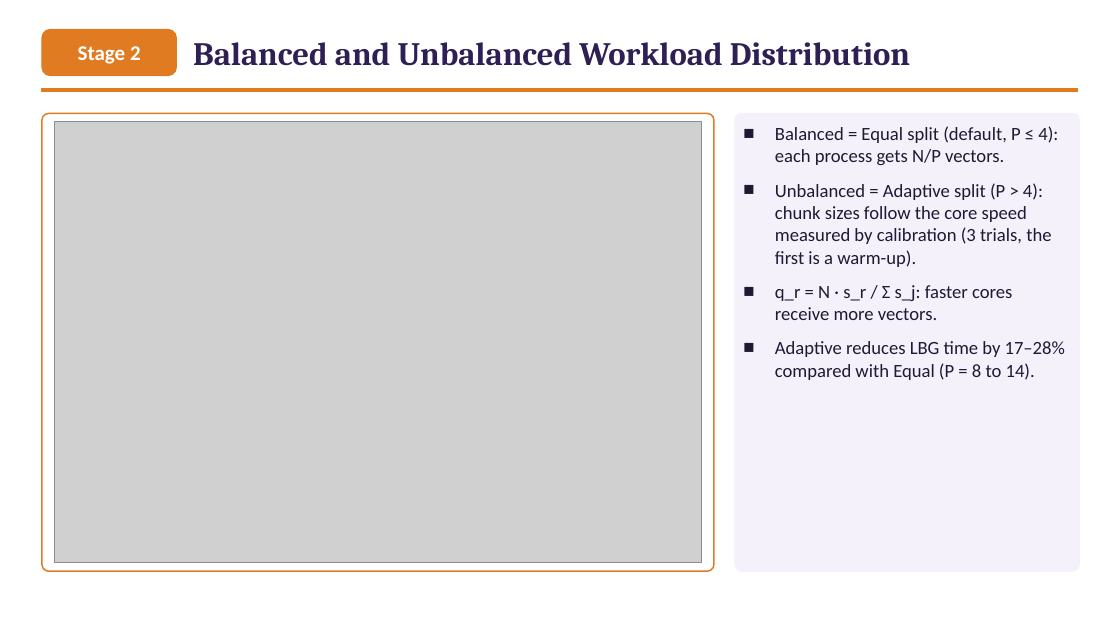
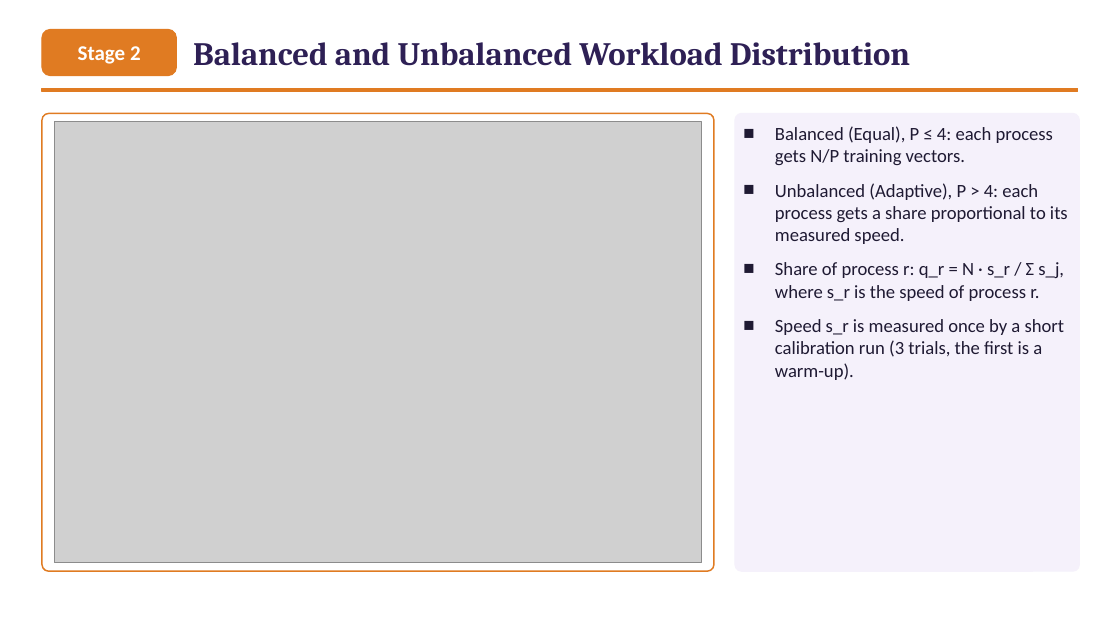
Before and after one commit to ibtihal-cpu/mihk, a slide deck: slide 14 of results/seminar/figs/Seminar_Ibtihal_FINAL.pptx. Drawn at 1120x630 pixels with LibreOffice and Linux fonts; fonts in the diff are those of the drawing; grey boxes stand for pictures. Boxes give left, top, right and bottom in pixels: in the first picture for what was removed or moved away, otherwise in the second. Text is boxed around its words. In the diff, an @@ line names an element or a change of style, - is before the commit and + after.

```diff
--- a/results/seminar/figs/Seminar_Ibtihal_FINAL.pptx
+++ b/results/seminar/figs/Seminar_Ibtihal_FINAL.pptx
@@ text at (x1=775, y1=126, x2=1068, y2=380): text changed @@
-■ Balanced = Equal split (default, P ≤ 4): each process gets N/P vectors.
-■ Unbalanced = Adaptive split (P > 4): chunk sizes follow the core speed measured by calibration (3 trials, the first is a warm-up).
-■ q_r = N · s_r / Σ s_j: faster cores receive more vectors.
-■ Adaptive reduces LBG time by 17–28% compared with Equal (P = 8 to 14).
+■ Balanced (Equal), P ≤ 4: each process gets N/P training vectors.
+■ Unbalanced (Adaptive), P > 4: each process gets a share proportional to its measured speed.
+■ Share of process r: q_r = N · s_r / Σ s_j, where s_r is the speed of process r.
+■ Speed s_r is measured once by a short calibration run (3 trials, the first is a warm-up).
```
Also in this commit, not shown: 2 other files.
